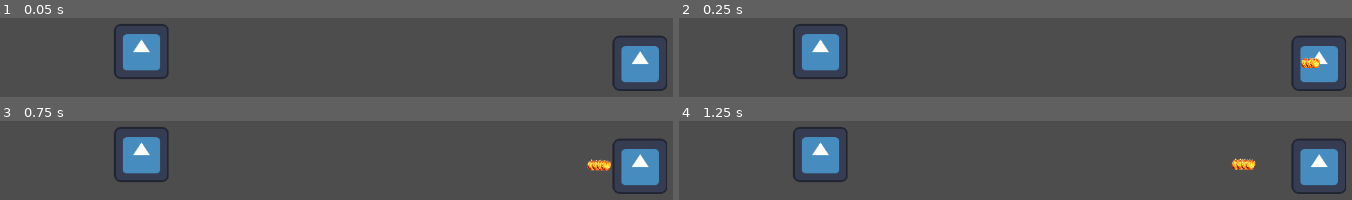
Above: before the commit, frames 1-4 (two rows, left to right).
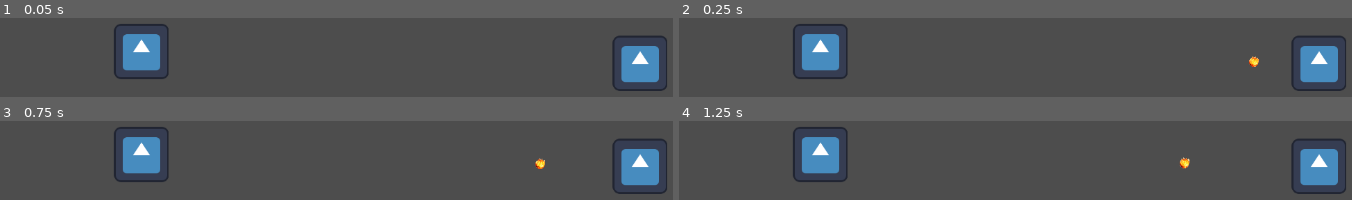
Above: after the commit, the same moments.

Repository: Crhonopost/poa-wizard
Game: Godot game, scene res://Level/prototyping.tscn
Same seed, same stepped clock (60 frames per second), same inputs: the game is played once before the commit and once after it. This scene is started directly instead of the project's main scene. The engine's default icon, where the game draws it, is replaced by a stand-in: a white triangle on a blue panel in a dark square.
Inputs (mouse positions are in pixels of both pictures, inside the frame that each line leads up to):
- Up to frame 1 (0.05 s): no input
- Up to frame 2 (0.25 s): no input
- Up to frame 3 (0.75 s): move the mouse to (572, 123) at 0.52 s
- Up to frame 4 (1.25 s): no input

Frame 1 is identical in both runs. In frame 2, 0.5% of the frame differs, in the area x 84-96%, y 48-64%; in frame 3, 0.6%; in frame 4, 0.6%, in the area x 74-86%, y 45-63%.

Commit message:
better collision for projectiles

Diff:
--- a/godot-wizard/components/damage_component.gd
+++ b/godot-wizard/components/damage_component.gd
@@ -3,3 +3,5 @@
 extends Area2D
 
 @export var damageAmount = 5
+
+signal damageDealt
--- a/godot-wizard/components/damage_component.tscn
+++ b/godot-wizard/components/damage_component.tscn
@@ -3,6 +3,6 @@
 [ext_resource type="Script" path="res://components/damage_component.gd" id="1_bt1hw"]
 
 [node name="DamageComponent" type="Area2D"]
-collision_layer = 2
-collision_mask = 2
+collision_layer = 0
+collision_mask = 0
 script = ExtResource("1_bt1hw")
--- a/godot-wizard/components/life_component.gd
+++ b/godot-wizard/components/life_component.gd
@@ -6,5 +6,6 @@
 
 func _on_area_entered(area: DamageComponent) -> void:
 	lifeAmount -= area.damageAmount
+	area.emit_signal("damageDealt")
 	if(lifeAmount <= 0):
 		emit_signal("dead")
--- a/godot-wizard/wizard/leafs/fire.gd
+++ b/godot-wizard/wizard/leafs/fire.gd
@@ -7,8 +7,9 @@
 	wizard = root.get_node(blackBoard["parent_wizard"])
 
 func tick(blackBoard: Dictionary) -> State:
-	var projectileInstance = projectile.instantiate()
+	var projectileInstance: Projectile = projectile.instantiate()
 	projectileInstance.direction = (blackBoard["target_position"] - wizard.position).normalized()
+	projectileInstance.spawnPosition = projectileInstance.direction * 75
 
 	wizard.add_child(projectileInstance)
 
--- a/godot-wizard/wizard/projectile.gd
+++ b/godot-wizard/wizard/projectile.gd
@@ -1,11 +1,20 @@
+class_name Projectile
 extends Node2D
 
 @export var direction = Vector2.ZERO
 @export var speed : float = 100
+var spawnPosition = Vector2.ZERO
+
+func _ready() -> void:
+	global_position += spawnPosition
 
 func _physics_process(delta: float) -> void:
 	global_position += direction * speed * delta
 
 
-func _on_damage_component_area_shape_entered(area_rid: RID, area: Area2D, area_shape_index: int, local_shape_index: int) -> void:
+func _on_damage_component_damage_dealt() -> void:
 	queue_free()
+
+
+func _on_damage_component_body_entered(body: Node2D) -> void:
+	queue_free()
--- a/godot-wizard/wizard/projectile.tscn
+++ b/godot-wizard/wizard/projectile.tscn
@@ -16,9 +16,11 @@
 texture = ExtResource("1_ost2w")
 
 [node name="DamageComponent" parent="." instance=ExtResource("2_juyd1")]
-collision_mask = 7
+collision_layer = 2
+collision_mask = 3
 
 [node name="CollisionShape2D" type="CollisionShape2D" parent="DamageComponent"]
 shape = SubResource("CircleShape2D_rqmkm")
 
 [connection signal="body_entered" from="DamageComponent" to="." method="_on_damage_component_body_entered"]
+[connection signal="damageDealt" from="DamageComponent" to="." method="_on_damage_component_damage_dealt"]
--- a/godot-wizard/wizard/wizard.tscn
+++ b/godot-wizard/wizard/wizard.tscn
@@ -24,7 +24,7 @@
 script = ExtResource("1_2bjls")
 blackBoard = {
 "parent_wizard": NodePath(".."),
-"projectiles": 4,
+"projectiles": 1,
 "target_position": Vector2(0, 0)
 }
 
